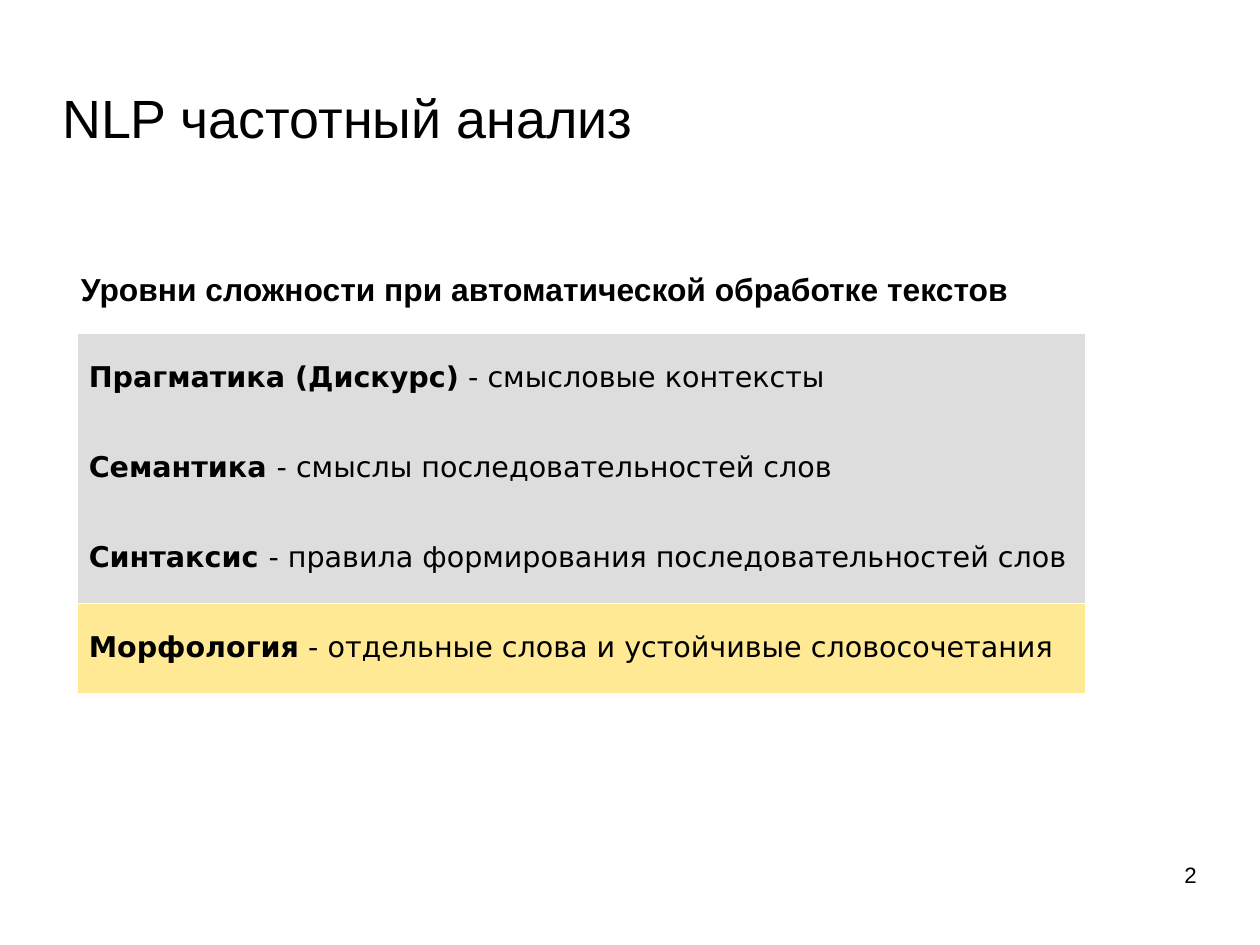
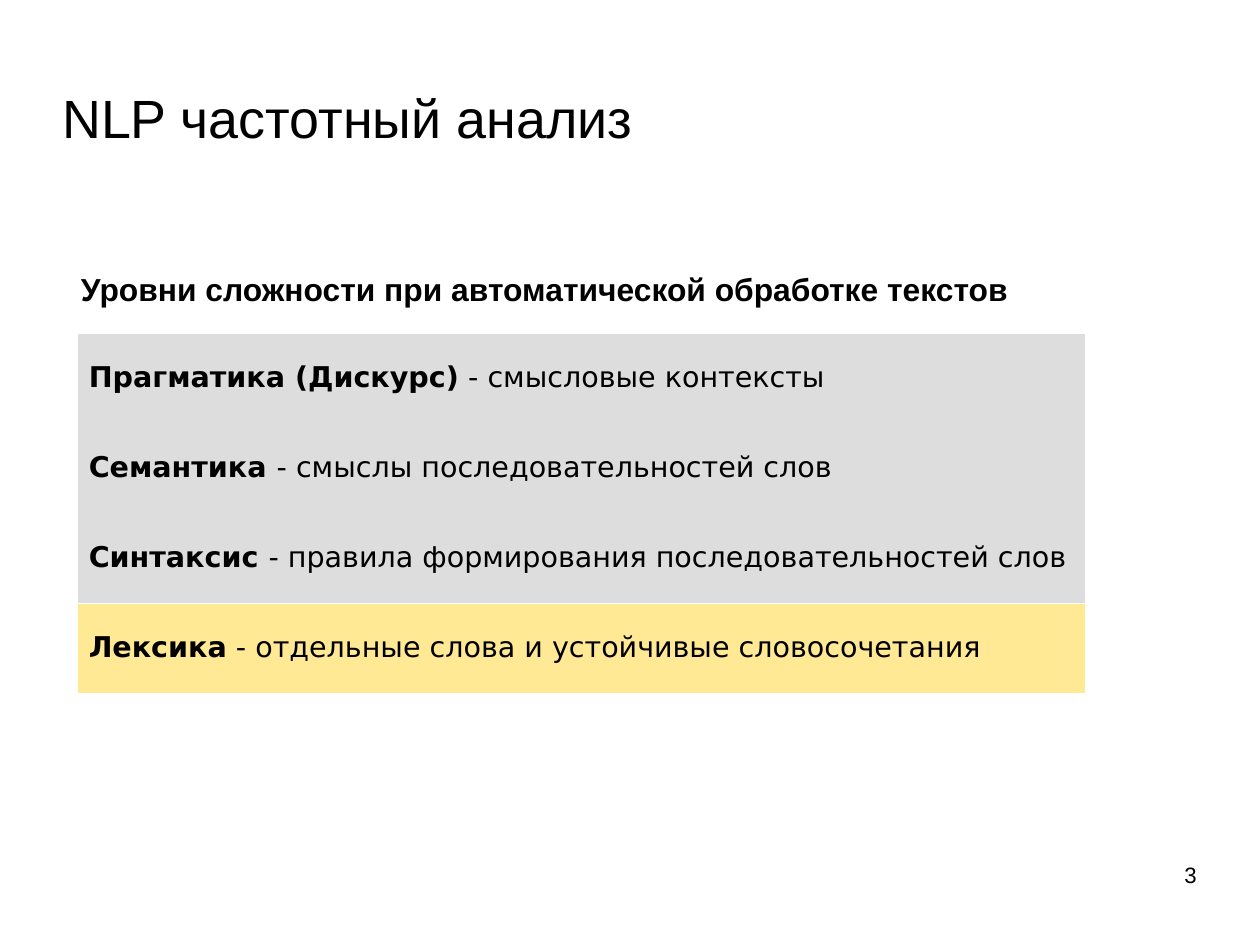
Before and after one commit to mechanoid5/ml_nlp_2025_I, a slide deck: slide 3 of 02-tfidf.odp (slide 2 before the commit). Drawn at 1260x945 pixels with LibreOffice and Linux fonts; fonts in the diff are those of the drawing; background and template pictures are left out. Boxes give left, top, right and bottom in pixels: in the first picture for what was removed or moved away, otherwise in the second. Text is boxed around its words. In the diff, an @@ line names an element or a change of style, - is before the commit and + after.

```diff
--- a/02-tfidf.odp
+++ b/02-tfidf.odp
@@ table at (78,333,1086,693) @@
-row 4, column 1: Морфология - отдельные слова и устойчивые словосочетания
+row 4, column 1: Лексика - отдельные слова и устойчивые словосочетания
@@ page number at (1184,867,1196,884): text changed @@
-2
+3
```
Also in this commit, not shown: 1 other slide changed, 1 slide added, 1 slide removed, 19 other files.
